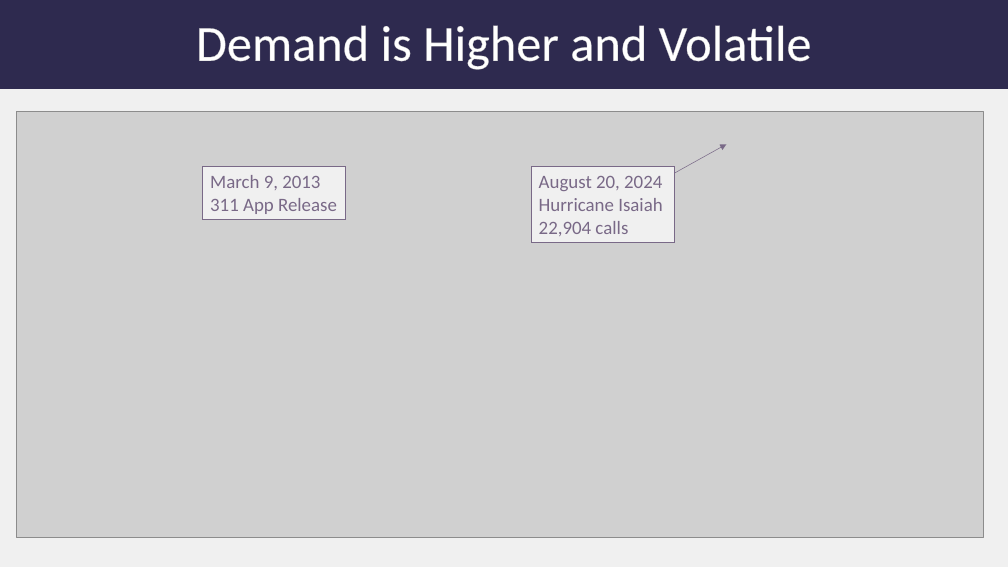
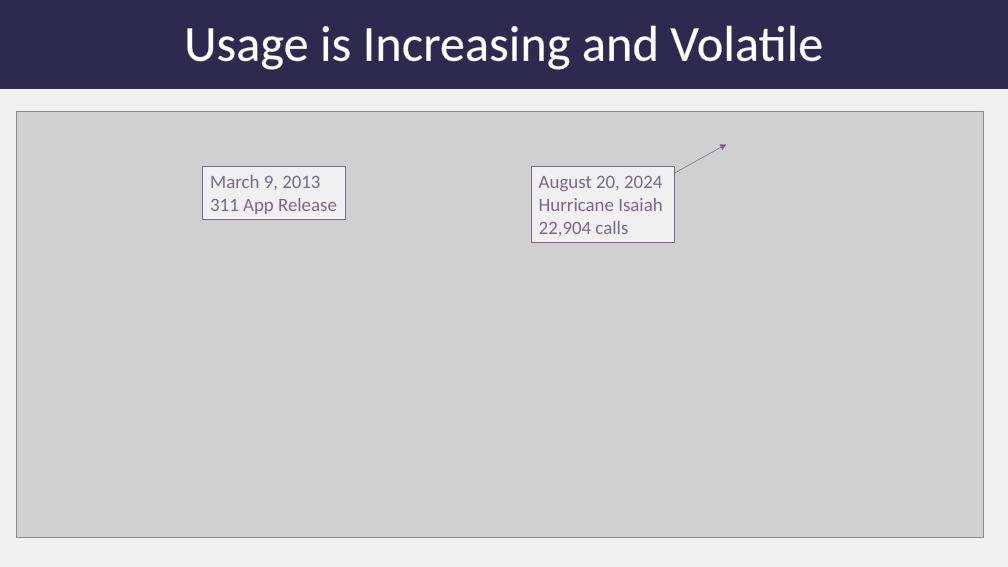
Before and after one commit to rjlatail/NYC_311_Forecasting, a slide deck: slide 3 of Forecasting 311.pptx. Drawn at 1008x567 pixels with LibreOffice and Linux fonts; fonts in the diff are those of the drawing; grey boxes stand for pictures. Boxes give left, top, right and bottom in pixels: in the first picture for what was removed or moved away, otherwise in the second. Text is boxed around its words. In the diff, an @@ line names an element or a change of style, - is before the commit and + after.

Commit message:
presentation update

```diff
--- a/Forecasting 311.pptx
+++ b/Forecasting 311.pptx
@@ text in rectangle at bbox=[184, 25, 823, 70]: text changed @@
-Demand is Higher and Volatile
+Usage is Increasing and Volatile
```
Also in this commit, not shown: 3 other slides changed, 6 slides added, 8 slides removed.
